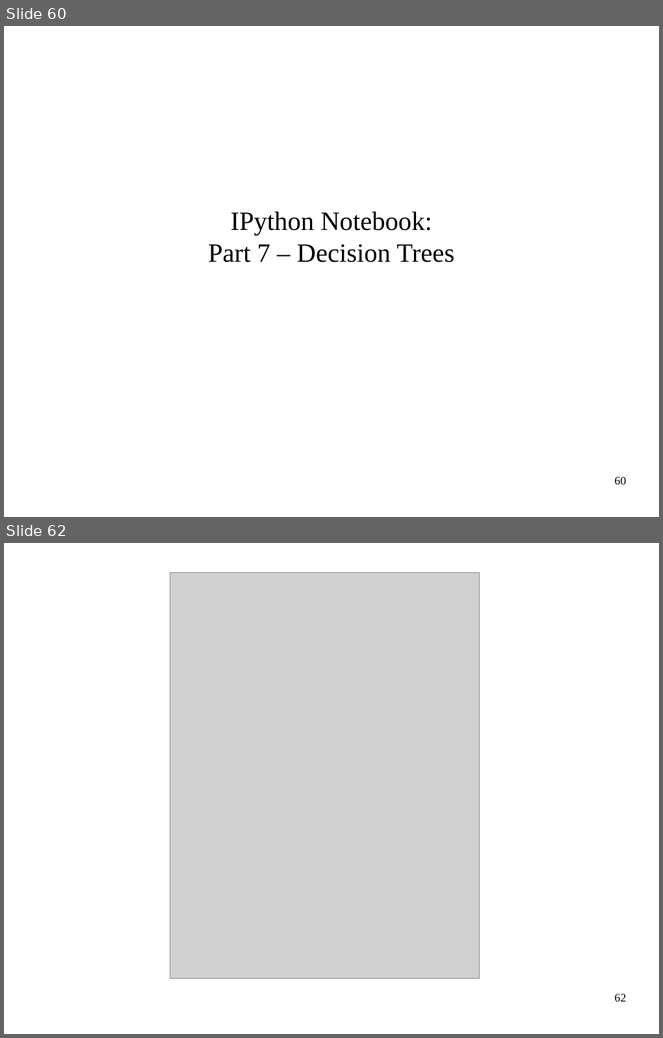
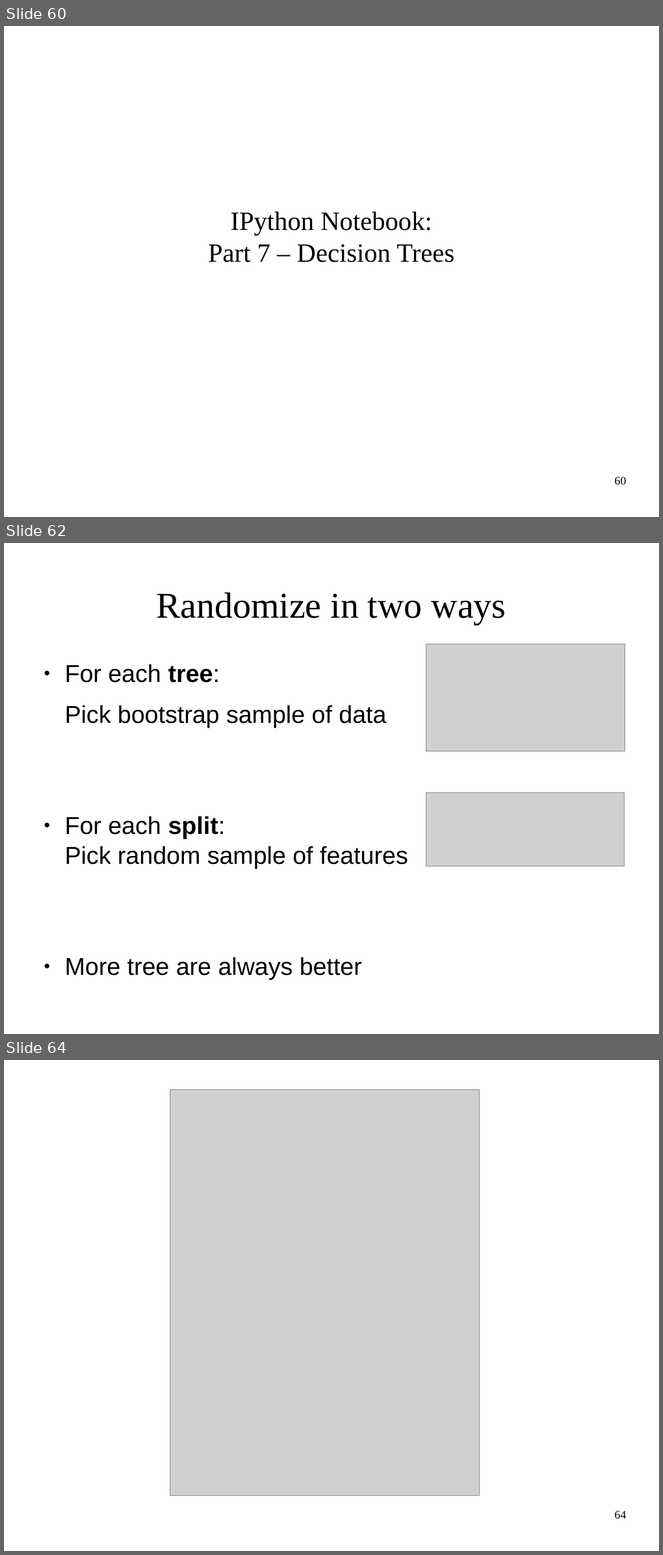
Before and after one commit to amueller/ml-workshop-1-of-4, a slide deck: intro-to-machine-learning-odsc-masterclass-2017.odp. Shown one above the other, each under a label of ours: slides 60 and 62 before the commit, slides 60, 62 and 64 after it; the slides between them are not shown. The pictures are 663x1038 and 663x1555 pixels, drawn with LibreOffice and Linux fonts; fonts in the diff are those of the drawing; grey boxes stand for pictures. Boxes give left, top, right and bottom in pixels: in the first picture for what was removed or moved away, otherwise in the second. Text is boxed around its words. In the diff, an @@ line names an element or a change of style, - is before the commit and + after.

```diff
--- a/intro-to-machine-learning-odsc-masterclass-2017.odp
+++ b/intro-to-machine-learning-odsc-masterclass-2017.odp
@@ slide 62 added at (4,543,659,1034), background #FFFFFF @@
@@ title added at (156,592,506,625), 44 pt, text #000000 @@
+Randomize in two ways
@@ picture added at (426,644,625,751) @@
@@ text added at (65,664,408,980), 29.6 pt, text #000000 @@
+● For each tree:
+Pick bootstrap sample of data
+● For each split:
+  Pick random sample of features
+● More tree are always better
@@ picture added at (426,793,625,867) @@
@@ what was slide 62 is now slide 64 @@
@@ page number at (615,1511,627,1519): text changed @@
-62
+64
```
Also in this commit, not shown: 3 slides changed, 1 other slide added, 3 other files.
